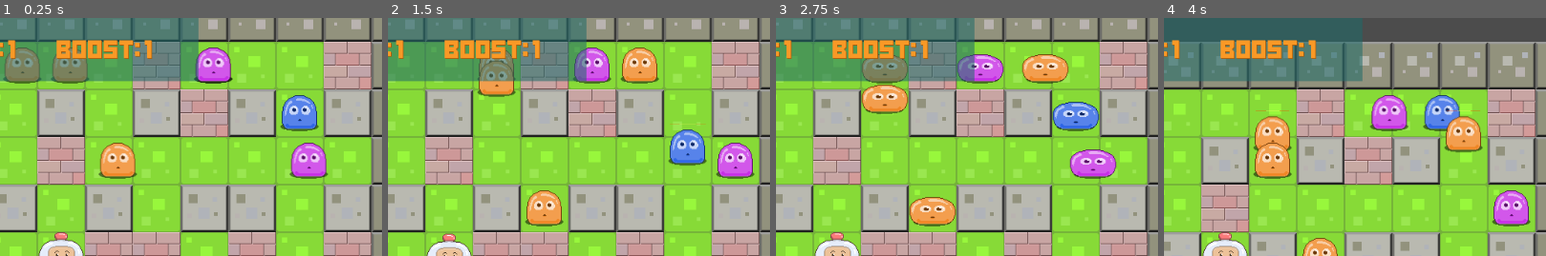
Above: before the commit, frames 1-4 (left to right).
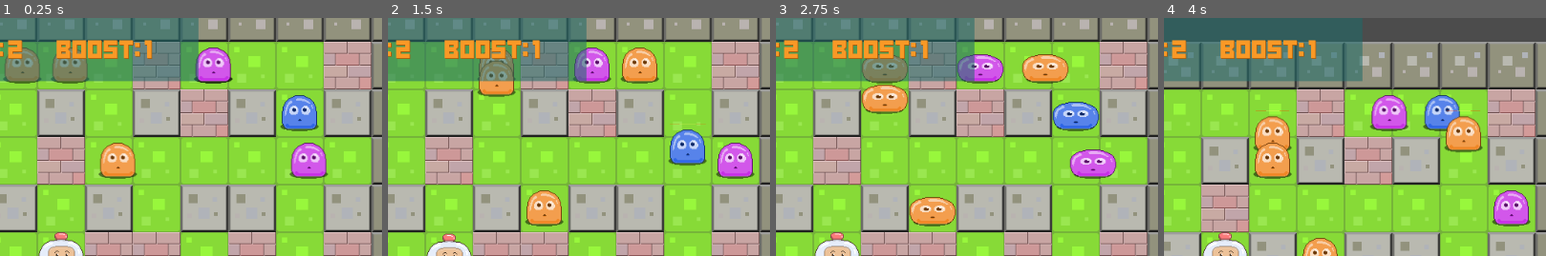
Above: after the commit, the same moments.

Repository: toavinathefirst-lang/bomberman-
Game: Godot game, scene res://map/map0.tscn
Two runs of this game, one before a commit and one after it. Both use one fixed random seed, a clock stepped at 60 frames per second and the inputs below.
Inputs:
- Up to frame 1 (0.25 s): no input
- Up to frame 2 (1.5 s): tap Enter (ui_accept) at 0.5, 0.77 s; hold Right (ui_right) 0.53-1.28 s; hold Down (ui_down) from 1.28 s (still down)
- Up to frame 3 (2.75 s): tap Enter (ui_accept) at 1.52 s; release Down (ui_down) at 2.03 s; hold Right (ui_right) from 2.03 s (still down)
- Up to frame 4 (4 s): release Right (ui_right) at 2.78 s; hold Up (ui_up) 2.78-3.53 s; tap Enter (ui_accept) at 3.02, 3.77 s; hold Left (ui_left) from 3.53 s (still down)
The pictures show only the part of the screen within x 42-92%, y 0-50%; the shares and areas given below are measured in that part.

The runs differ from the first frame. In frame 1, 0.2% of the frame differs, in the area x 2-6%, y 9-18%; in frame 2, 0.2%; in frame 3, 0.2%; in frame 4, 0.2%.

Commit message:
les booster global et le hud

Diff:
--- /dev/null
+++ b/global.gd
@@ -0,0 +1,24 @@
+extends Node
+signal lootGlobal(type,valeur)
+var life=3
+var bomb=2
+var speed=1
+var heart = 4
+var boost=1
+enum ITEMS {BOOST=0,BOMB=1,SPEED=2,LIFE=3,HEART=4}
+func item_loot(type):
+	match type:
+		GLOBAL.ITEMS.BOOST:
+			boost+=1
+			emit_signal("lootGlobal",0,boost)
+		GLOBAL.ITEMS.BOMB:
+			bomb+=1
+			emit_signal("lootGlobal",1,bomb)
+		GLOBAL.ITEMS.HEART:
+			heart+=1
+			emit_signal("lootGlobal",4,heart)
+			if heart == 3:
+				life+=1
+				heart=0
+				emit_signal("lootGlobal",4,heart)
+				emit_signal("lootGlobal",3,life)
--- a/map/map0.tscn
+++ b/map/map0.tscn
@@ -1,8 +1,9 @@
-[gd_scene load_steps=18 format=2]
+[gd_scene load_steps=19 format=2]
 
 [ext_resource path="res://sprite/EP25/spritesheet.png" type="Texture" id=1]
 [ext_resource path="res://font/ode_to_idle_gaming/Ode to Idle Gaming.otf" type="DynamicFontData" id=2]
 [ext_resource path="res://script/map.gd" type="Script" id=3]
+[ext_resource path="res://script/HUD.gd" type="Script" id=4]
 
 [sub_resource type="ConvexPolygonShape2D" id=6]
 points = PoolVector2Array( 0, 0, 64, 0, 64, 64, 0, 64 )
@@ -307,14 +308,15 @@
 collision_mask = 0
 format = 1
 
-[node name="CanvasLayer" type="CanvasLayer" parent="."]
-
-[node name="ColorRect" type="ColorRect" parent="CanvasLayer"]
+[node name="HUD" type="CanvasLayer" parent="."]
+script = ExtResource( 4 )
+
+[node name="ColorRect" type="ColorRect" parent="HUD"]
 margin_right = 696.0
 margin_bottom = 85.0
 color = Color( 0.12549, 0.419608, 0.411765, 0.572549 )
 
-[node name="MarginContainer" type="MarginContainer" parent="CanvasLayer/ColorRect"]
+[node name="MarginContainer" type="MarginContainer" parent="HUD/ColorRect"]
 anchor_right = 1.0
 anchor_bottom = 1.0
 size_flags_horizontal = 3
@@ -323,13 +325,13 @@
 custom_constants/margin_left = 10
 custom_constants/margin_bottom = 10
 
-[node name="HBoxContainer" type="HBoxContainer" parent="CanvasLayer/ColorRect/MarginContainer"]
+[node name="HBoxContainer" type="HBoxContainer" parent="HUD/ColorRect/MarginContainer"]
 margin_left = 10.0
 margin_top = 10.0
 margin_right = 686.0
 margin_bottom = 75.0
 
-[node name="time" type="Label" parent="CanvasLayer/ColorRect/MarginContainer/HBoxContainer"]
+[node name="time" type="Label" parent="HUD/ColorRect/MarginContainer/HBoxContainer"]
 modulate = Color( 0.980392, 0.603922, 0.152941, 1 )
 margin_top = 11.0
 margin_right = 87.0
@@ -338,7 +340,7 @@
 custom_fonts/font = SubResource( 18 )
 text = "Time:"
 
-[node name="lb_time" type="Label" parent="CanvasLayer/ColorRect/MarginContainer/HBoxContainer"]
+[node name="lb_time" type="Label" parent="HUD/ColorRect/MarginContainer/HBoxContainer"]
 modulate = Color( 0.980392, 0.603922, 0.152941, 1 )
 margin_left = 91.0
 margin_top = 11.0
@@ -350,7 +352,7 @@
 custom_fonts/font = SubResource( 18 )
 text = "0"
 
-[node name="vie" type="Label" parent="CanvasLayer/ColorRect/MarginContainer/HBoxContainer"]
+[node name="vie" type="Label" parent="HUD/ColorRect/MarginContainer/HBoxContainer"]
 modulate = Color( 0.980392, 0.603922, 0.152941, 1 )
 margin_left = 156.0
 margin_top = 11.0
@@ -360,7 +362,7 @@
 custom_fonts/font = SubResource( 18 )
 text = "Life:"
 
-[node name="lb_vie" type="Label" parent="CanvasLayer/ColorRect/MarginContainer/HBoxContainer"]
+[node name="lb_vie" type="Label" parent="HUD/ColorRect/MarginContainer/HBoxContainer"]
 modulate = Color( 0.980392, 0.603922, 0.152941, 1 )
 margin_left = 241.0
 margin_top = 11.0
@@ -372,7 +374,7 @@
 custom_fonts/font = SubResource( 18 )
 text = "3"
 
-[node name="bombe" type="Label" parent="CanvasLayer/ColorRect/MarginContainer/HBoxContainer"]
+[node name="bombe" type="Label" parent="HUD/ColorRect/MarginContainer/HBoxContainer"]
 modulate = Color( 0.980392, 0.603922, 0.152941, 1 )
 margin_left = 307.0
 margin_top = 11.0
@@ -382,7 +384,7 @@
 custom_fonts/font = SubResource( 18 )
 text = "Bombs:"
 
-[node name="lb_bombe" type="Label" parent="CanvasLayer/ColorRect/MarginContainer/HBoxContainer"]
+[node name="lb_bombe" type="Label" parent="HUD/ColorRect/MarginContainer/HBoxContainer"]
 modulate = Color( 0.980392, 0.603922, 0.152941, 1 )
 margin_left = 431.0
 margin_top = 11.0
@@ -394,7 +396,7 @@
 custom_fonts/font = SubResource( 18 )
 text = "1"
 
-[node name="boost" type="Label" parent="CanvasLayer/ColorRect/MarginContainer/HBoxContainer"]
+[node name="boost" type="Label" parent="HUD/ColorRect/MarginContainer/HBoxContainer"]
 modulate = Color( 0.980392, 0.603922, 0.152941, 1 )
 margin_left = 496.0
 margin_top = 11.0
@@ -404,7 +406,7 @@
 custom_fonts/font = SubResource( 18 )
 text = "boost:"
 
-[node name="lb_boost" type="Label" parent="CanvasLayer/ColorRect/MarginContainer/HBoxContainer"]
+[node name="lb_boost" type="Label" parent="HUD/ColorRect/MarginContainer/HBoxContainer"]
 modulate = Color( 0.980392, 0.603922, 0.152941, 1 )
 margin_left = 614.0
 margin_top = 11.0
--- a/prefab/item.tscn
+++ b/prefab/item.tscn
@@ -9,7 +9,7 @@
 
 [node name="item" type="Area2D"]
 position = Vector2( 66, 60 )
-collision_layer = 0
+collision_layer = 32
 script = ExtResource( 2 )
 
 [node name="shadow" type="Sprite" parent="."]
--- a/prefab/player.tscn
+++ b/prefab/player.tscn
@@ -158,7 +158,7 @@
 anims/up = SubResource( 5 )
 
 [node name="hitbox" type="Area2D" parent="."]
-collision_mask = 12
+collision_mask = 44
 
 [node name="CollisionShape2D" type="CollisionShape2D" parent="hitbox"]
 shape = SubResource( 1 )
--- a/project.godot
+++ b/project.godot
@@ -14,6 +14,10 @@
 run/main_scene="res://map/map0.tscn"
 config/icon="res://icon.png"
 
+[autoload]
+
+GLOBAL="*res://global.gd"
+
 [display]
 
 window/size/height=640
@@ -29,6 +33,7 @@
 2d_physics/layer_3="enemys"
 2d_physics/layer_4="explo"
 2d_physics/layer_5="bomb"
+2d_physics/layer_6="item"
 
 [mono]
 
--- /dev/null
+++ b/script/HUD.gd
@@ -0,0 +1,18 @@
+extends CanvasLayer
+onready var bombText = $ColorRect/MarginContainer/HBoxContainer/lb_bombe
+onready var lifeText = $ColorRect/MarginContainer/HBoxContainer/lb_vie
+onready var  boostText =$ColorRect/MarginContainer/HBoxContainer/lb_boost
+func _ready():
+	bombText.text=str(GLOBAL.bomb)
+	lifeText.text=str(GLOBAL.life)
+	boostText.text=str(GLOBAL.boost)
+	GLOBAL.connect("lootGlobal",self,"refreshItem")
+	pass # Replace with function body.
+func refreshItem(type,value):
+	match type:
+		GLOBAL.ITEMS.BOMB:
+			bombText.text=str(value)
+		GLOBAL.ITEMS.BOOST:
+			boostText.text=str(value)
+		GLOBAL.ITEMS.LIFE:
+			lifeText.text = str(value)
--- a/script/item.gd
+++ b/script/item.gd
@@ -1,8 +1,8 @@
 extends Area2D
 onready var spr = $spr
 var angle = 0
-enum TypeItem{fire=0 ,bombe=1,speed=3,heart=4}
-var itemTaken:int
+
+var itemTaken
 # Export d'enum standard Godot 3
 
 signal loot(valeur)
@@ -19,18 +19,17 @@
 	else:
 		if r >= 0 && r < 10:
 			spr.frame = 48
-			itemTaken=TypeItem.fire
+			itemTaken=GLOBAL.ITEMS.BOOST
 		if r >= 10 && r < 20:
 			spr.frame = 49
-			itemTaken=TypeItem.bombe
+			itemTaken=GLOBAL.ITEMS.BOMB
 		if r >= 20 && r < 30:
 			spr.frame = 50
-			itemTaken=TypeItem.speed
+			itemTaken=GLOBAL.ITEMS.SPEED
 		if r >= 30 && r < 35:
 			spr.frame = 51
-			itemTaken=TypeItem.heart
+			itemTaken=GLOBAL.ITEMS.HEART
 		return true
-
 
 func _on_item_area_entered(area):
 	if(area.get_parent().name=="player"):
--- a/script/map.gd
+++ b/script/map.gd
@@ -5,8 +5,7 @@
 onready var enemy = preload("res://prefab/enemy.tscn")
 onready var item =preload("res://prefab/item.tscn")
 onready var explosion = $explosion
-
-export(int) var force = 1
+var force = 1
 
 func _ready():
 	spawn(20)
@@ -113,7 +112,7 @@
 		print(world_pos)
 		var i = item.instance()
 		add_child(i)
-		i.connect("loot", self, "recup_loot") # Connexion directe et sûre
+		i.connect("loot", GLOBAL, "item_loot") # Connexion directe et sûre
 		var spawned = i.start(Vector2(world_pos.x + 32, world_pos.y + 32))
 		if not spawned:
 			i.queue_free()
--- a/script/player.gd
+++ b/script/player.gd
@@ -43,7 +43,7 @@
 		# --- LA CORRECTION ICI ---
 		# On force le Raycast à se mettre à jour vers la destination
 		# Ou plus simple : on vérifie si la destination est un mur
-		if tickBomb == true:
+		if tickBomb == true :
 			var b = bombe.instance()
 			get_parent().add_child(b)
 			b.planted(self.position)
